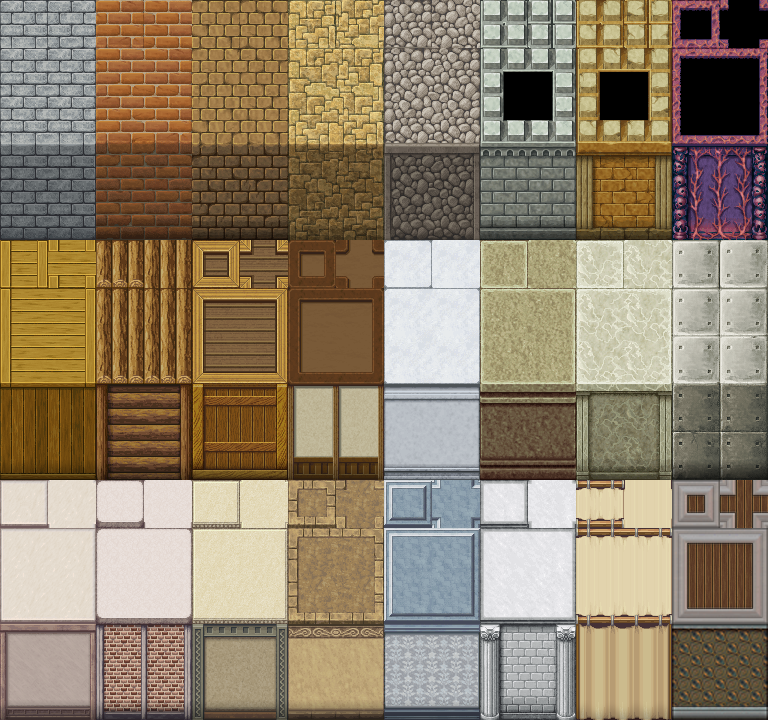
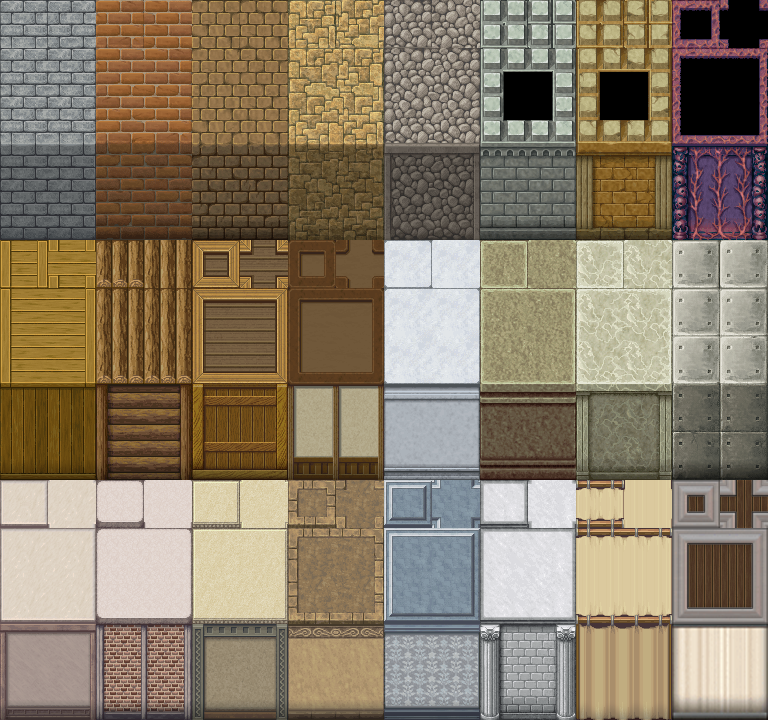
Layer changes from the first 768x720 image to the second:
added group "New New Walls" with 1 layers above "New walls" over [672, 625, 768, 714]
added layer "Layer 5" in group "New New Walls" over [672, 625, 768, 714]
"Top Centre": opacity 15% → 26% over [685, 480, 768, 611]
added layer "Walls themselves copy" in group "New walls" over [672, 625, 768, 714]
